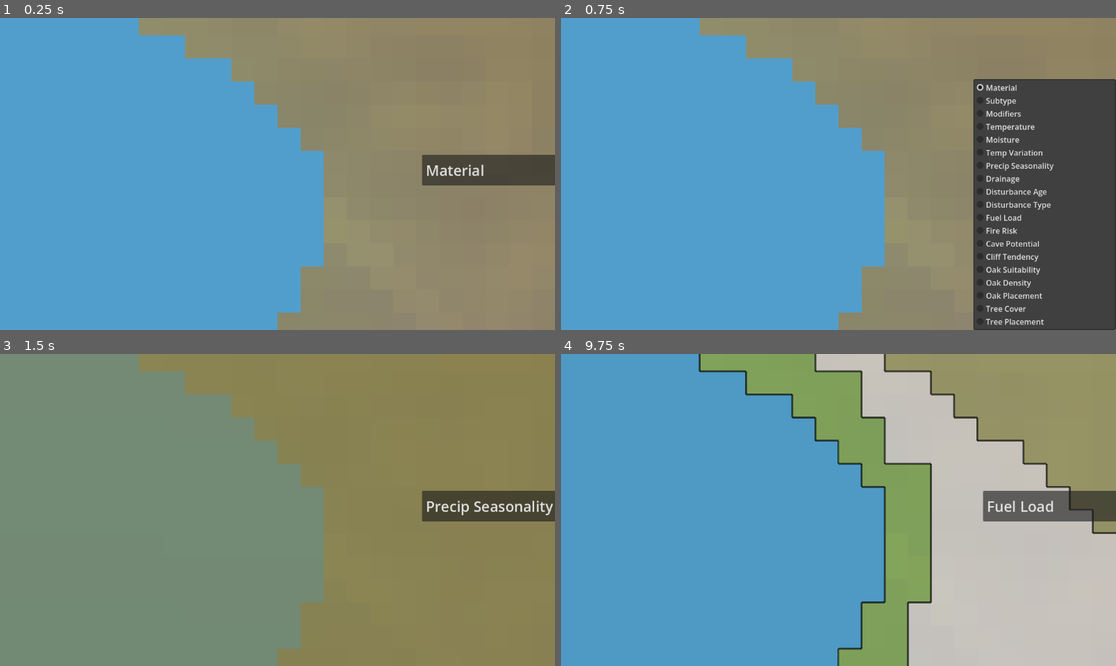
Above: before the commit, frames 1-4 (two rows, left to right).
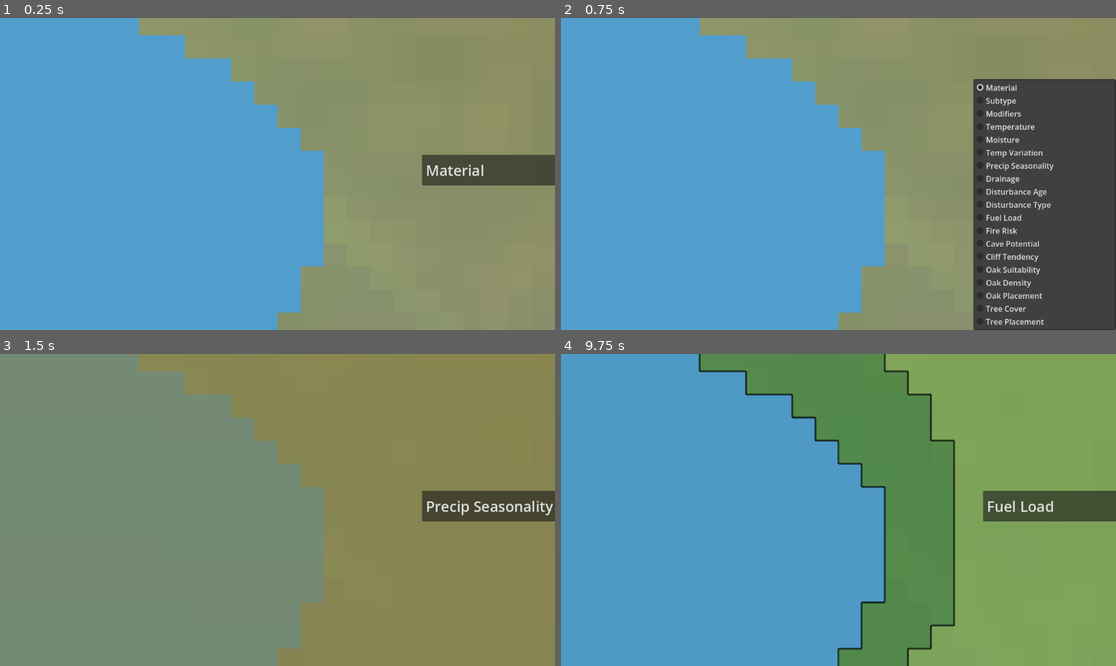
Above: after the commit, the same moments.

Repository: joahreason/explore
Game: Godot game, scene res://world.tscn
Two runs of this game, one before a commit and one after it. Both use one fixed random seed, a clock stepped at 60 frames per second and the inputs below.
Inputs (mouse positions are in pixels of both pictures, inside the frame that each line leads up to):
- Up to frame 1 (0.25 s): no input
- Up to frame 2 (0.75 s): click "Material" at 0.5 s
- Up to frame 3 (1.5 s): click "Material" at 1.25 s
- Up to frame 4 (9.75 s): click "Precip Seasonality" at 2 s; click "Precip Seasonality" at 2.75 s; click "Precip Seasonality" at 3.5 s; tap Enter at 4.25, 5.75, 7.25 s; move the mouse to (960, 494) at 4.27 s; tap B at 4.35, 5.85, 7.35, 9.6 s; click (960, 494) at 4.42 s; tap Space at 5, 6.5 s; drag from (727, 525) to (810, 572) at 5.02 s; move the mouse to (894, 441) at 5.77 s; click (894, 441) at 5.92 s; drag from (810, 572) to (672, 463) at 6.52 s; move the mouse to (1005, 556) at 7.27 s; click (1005, 556) at 7.42 s; click "Fuel Load" at 8 s; drag from (672, 463) to (755, 432) at 8.77 s; move the mouse to (866, 510) at 9.52 s; click (866, 510) at 9.67 s

The runs differ from the first frame. In frame 4, 37% of the frame differs, in the area x 25-100%, y 0-100%.

Commit message:
Vegetation: heat only limits growth where it's dry; hot biomes can win
Vegetation now = cold limit x (1 - heat stress x dryness) x
(moisture x fertility)^0.5 instead of (1-|t|) x moisture x fertility, so
hot+wet land grows forest/rainforest and hot+dry thins toward savanna and
desert. Rainforest/Savanna scores were products of Forest/Grassland's and
could never win; they now split those scores by hot-wet/hot-dry climate.
Wide-sample biome shares: Forest 0.3% -> 8.7, Rainforest 0 -> 5.5,
Savanna 0 -> 6.0. Retuned canopy-tree cover curve and oak's Savanna weight
for the new vegetation range.

Co-Authored-By: Claude Opus 5.5 <noreply@anthropic.com>
Claude-Session: https://claude.ai/code/session_017fxzzhEij65GGg284yEvxw

Diff:
--- a/resources/canopy_trees.tres
+++ b/resources/canopy_trees.tres
@@ -6,7 +6,7 @@
 [ext_resource type="Resource" path="res://resources/pine.tres" id="3_pine"]
 
 [sub_resource type="Curve" id="Curve_cover"]
-_data = [Vector2(0, 0), 0.0, 0.0, 0, 0, Vector2(0.03, 0.15), 0.0, 0.0, 0, 0, Vector2(0.1, 0.5), 0.0, 0.0, 0, 0, Vector2(0.2, 0.9), 0.0, 0.0, 0, 0, Vector2(0.3, 1), 0.0, 0.0, 0, 0, Vector2(1, 1), 0.0, 0.0, 0, 0]
+_data = [Vector2(0, 0), 0.0, 0.0, 0, 0, Vector2(0.1, 0.15), 0.0, 0.0, 0, 0, Vector2(0.2, 0.4), 0.0, 0.0, 0, 0, Vector2(0.3, 0.8), 0.0, 0.0, 0, 0, Vector2(0.4, 1), 0.0, 0.0, 0, 0, Vector2(1, 1), 0.0, 0.0, 0, 0]
 point_count = 6
 
 [resource]
--- a/resources/oak.tres
+++ b/resources/oak.tres
@@ -43,6 +43,7 @@
 biome_weights = {
 "Forest": 1.0,
 "Grassland": 0.3,
+"Savanna": 0.3,
 "Swamp": 0.4,
 "Wetland": 0.5
 }
--- a/scripts/biome_classifier.gd
+++ b/scripts/biome_classifier.gd
@@ -109,25 +109,27 @@
 	var erosion: float = s["erosion"]
 	var slope: float = s["slope"]
 	var elev01 := clampf((elevation + 1.0) * 0.5, 0.0, 1.0)
+	var wooded := smoothstep(0.3, 0.4, vegetation)
+	var grassy := smoothstep(0.15, 0.25, vegetation)
+	var hot_wet := smoothstep(0.05, 0.2, temperature) * smoothstep(0.4, 0.55, moisture)
+	var hot_dry := smoothstep(0.1, 0.25, temperature) * (1.0 - smoothstep(0.35, 0.5, moisture))
 
 	return {
 		"Alpine Snow": smoothstep(0.55, 0.85, elev01),
 		"Tundra": smoothstep(TUNDRA_COLD_START, TUNDRA_COLD_FULL, -temperature),
 		"Badlands": maxf(smoothstep(0.15, 0.45, erosion), smoothstep(0.004, 0.009, slope)),
 		"Desert": (1.0 - smoothstep(0.15, 0.3, moisture)) * (1.0 - smoothstep(0.1, 0.2, vegetation)),
-		"Wetland": smoothstep(0.5, 0.65, moisture) * (1.0 - smoothstep(0.15, 0.25, vegetation)),
-		"Rainforest": (
-			smoothstep(0.3, 0.4, vegetation)
-			* smoothstep(0.05, 0.2, temperature)
-			* smoothstep(0.4, 0.55, moisture)
-		),
-		"Forest": smoothstep(0.3, 0.4, vegetation),
-		"Savanna": (
-			smoothstep(0.15, 0.25, vegetation)
-			* smoothstep(0.1, 0.25, temperature)
-			* (1.0 - smoothstep(0.35, 0.5, moisture))
-		),
-		"Grassland": smoothstep(0.15, 0.25, vegetation),
+		"Wetland": smoothstep(0.5, 0.65, moisture) * (1.0 - smoothstep(0.25, 0.35, vegetation)),
+		# The hot variants split their generic biome by climate instead of
+		# multiplying it down - as a bare product (forest * hot * wet) they
+		# could never outscore the generic biome, so Rainforest/Savanna
+		# never won anywhere.
+		"Rainforest": wooded * hot_wet,
+		"Forest": wooded * (1.0 - hot_wet),
+		"Savanna": grassy * hot_dry,
+		# Halved under woodland so Forest wins where both are full (before,
+		# it only won that tie by dictionary order).
+		"Grassland": grassy * (1.0 - hot_dry) * (1.0 - 0.5 * wooded),
 		# Constant floor so something always wins in "boring middle ground"
 		# tiles where nothing else clears its threshold - matches the old
 		# code's final "else: return Plains" fallback.
--- a/scripts/world_gen.gd
+++ b/scripts/world_gen.gd
@@ -136,6 +136,19 @@
 @export_group("Vegetation")
 @export var vegetation_exposure_penalty: float = 0.6
 @export var vegetation_erosion_penalty: float = 0.7
+## Cold limits growth outright: none at/below vegetation_cold_limit, no
+## penalty from vegetation_cold_full up.
+@export var vegetation_cold_limit: float = -0.8
+@export var vegetation_cold_full: float = -0.1
+## Heat only limits growth where water is short: heat stress ramps from
+## vegetation_heat_start to temperature 1.0 and is scaled by dryness
+## (1 - moisture), so hot+wet can reach forest levels while hot+dry thins
+## toward savanna and desert.
+@export var vegetation_heat_start: float = 0.15
+## vegetation ~ (moisture * soil_fertility)^exponent. 1.0 = plain product,
+## which compresses land into ~0.05..0.3 (fertility already contains
+## moisture); lower values spread it toward the biome thresholds.
+@export var vegetation_water_exponent: float = 0.5
 
 # --- Disturbance / history ---
 @export_group("Disturbance")
@@ -508,8 +521,12 @@
 	disturbance01 *= 1.0 - disturbance_age * 0.6
 
 	# --- vegetation (derived, not biome-assigned) ---
-	var temp_suit := 1.0 - clampf(absf(temperature), 0.0, 1.0)
-	var vegetation01 := clampf(temp_suit * moisture01 * soil_fertility, 0.0, 1.0)
+	# Cold limits outright; heat only where it's dry (see the exports above).
+	var cold_suit := smoothstep(vegetation_cold_limit, vegetation_cold_full, temperature)
+	var heat_stress := smoothstep(vegetation_heat_start, 1.0, temperature) * (1.0 - moisture01)
+	var temp_suit := cold_suit * (1.0 - heat_stress)
+	var water := pow(clampf(moisture01 * soil_fertility, 0.0, 1.0), vegetation_water_exponent)
+	var vegetation01 := clampf(temp_suit * water, 0.0, 1.0)
 	vegetation01 *= 1.0 - exposure01 * vegetation_exposure_penalty
 	vegetation01 *= 1.0 - erosion01 * vegetation_erosion_penalty
 	vegetation01 *= 1.0 - disturbance01
Not shown, changed: PROJECT_STATE.md
Not shown, changed: docs/architecture.md
